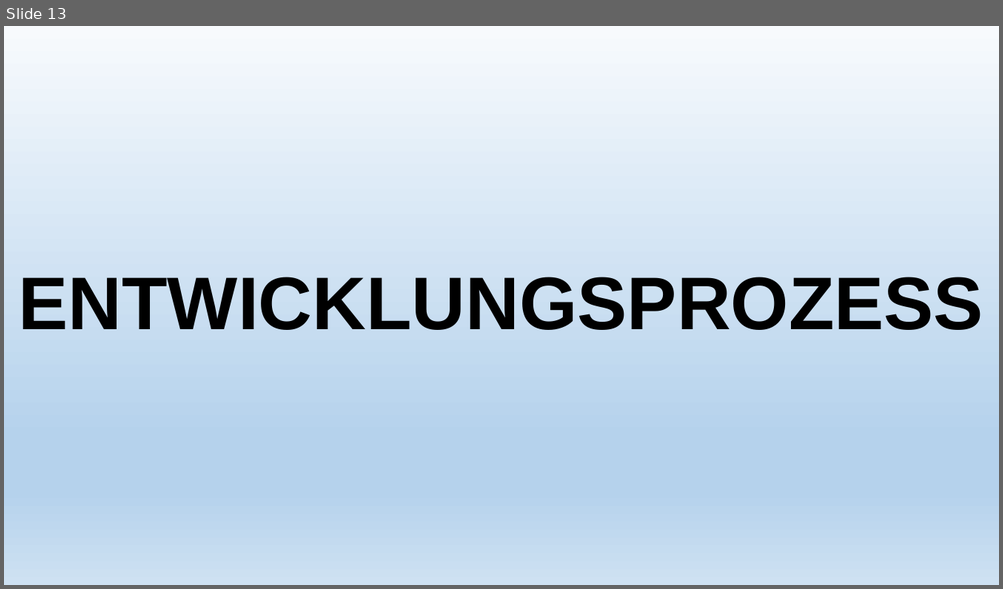
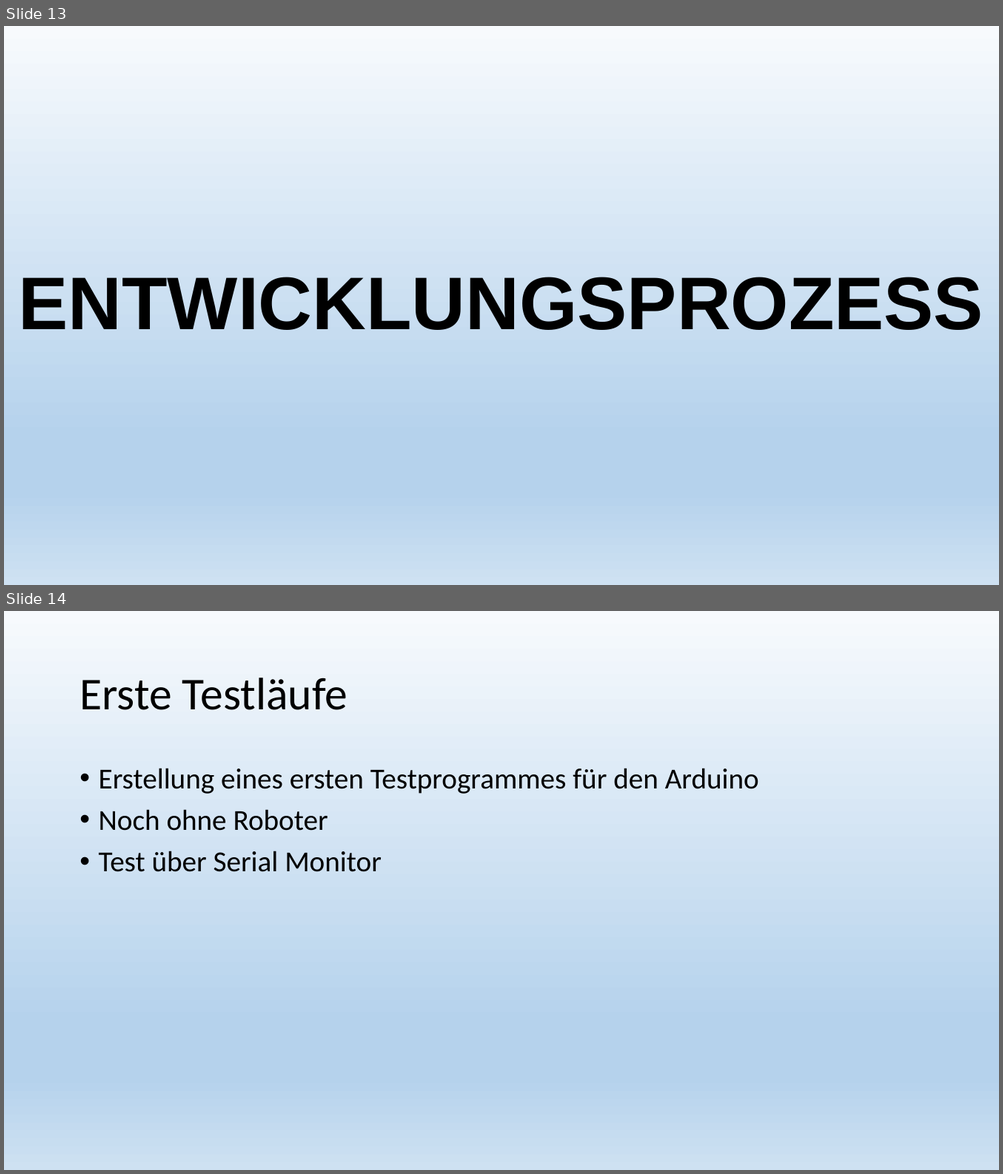
Before and after one commit to LeapMotionRobotTeam/Projekt-Roboter_mit_LeapMotion, a slide deck: Allgemeines/praesentation.pptx. Shown one above the other, each under a label of ours: slide 13 before the commit, slides 13 and 14 after it. The pictures are 1003x589 and 1003x1174 pixels, drawn with LibreOffice and Linux fonts; fonts in the diff are those of the drawing. Boxes give left, top, right and bottom in pixels: in the first picture for what was removed or moved away, otherwise in the second. Text is boxed around its words. In the diff, an @@ line names an element or a change of style, - is before the commit and + after.

Commit message:
Unsere Praesentation

```diff
--- a/Allgemeines/praesentation.pptx
+++ b/Allgemeines/praesentation.pptx
@@ slide 14 added at (x1=4, y1=611, x2=999, y2=1170), background gradient #F7FAFD to #B5D2EC to #CEE1F2 @@
@@ title added at (x1=79, y1=678, x2=347, y2=710), 44 pt, text #000000 @@
+Erste Testläufe
@@ text added at (x1=99, y1=768, x2=759, y2=872), 28 pt, text #000000 @@
+• Erstellung eines ersten Testprogrammes für den Arduino
+• Noch ohne Roboter
+• Test über Serial Monitor
```
